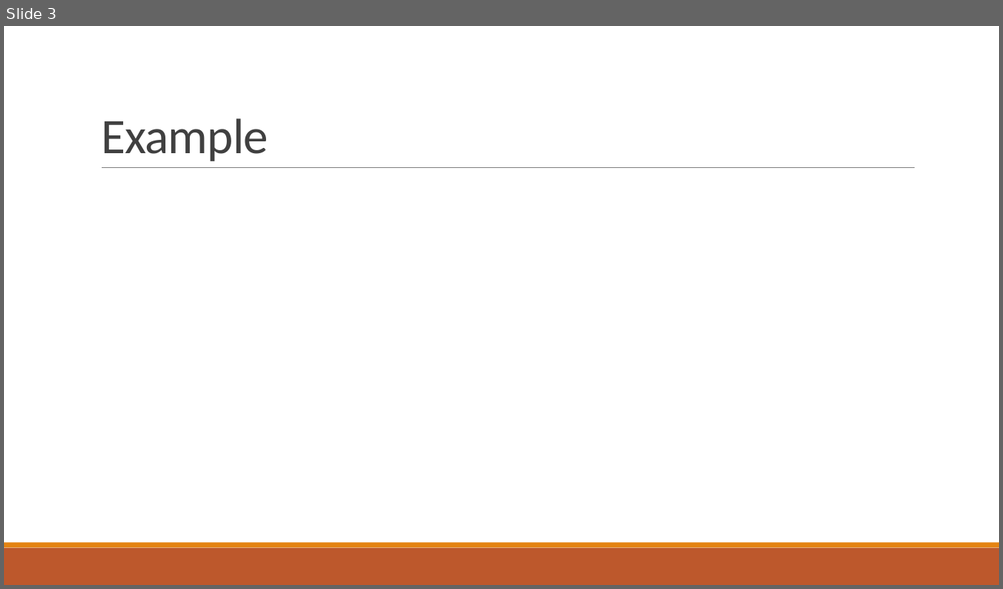
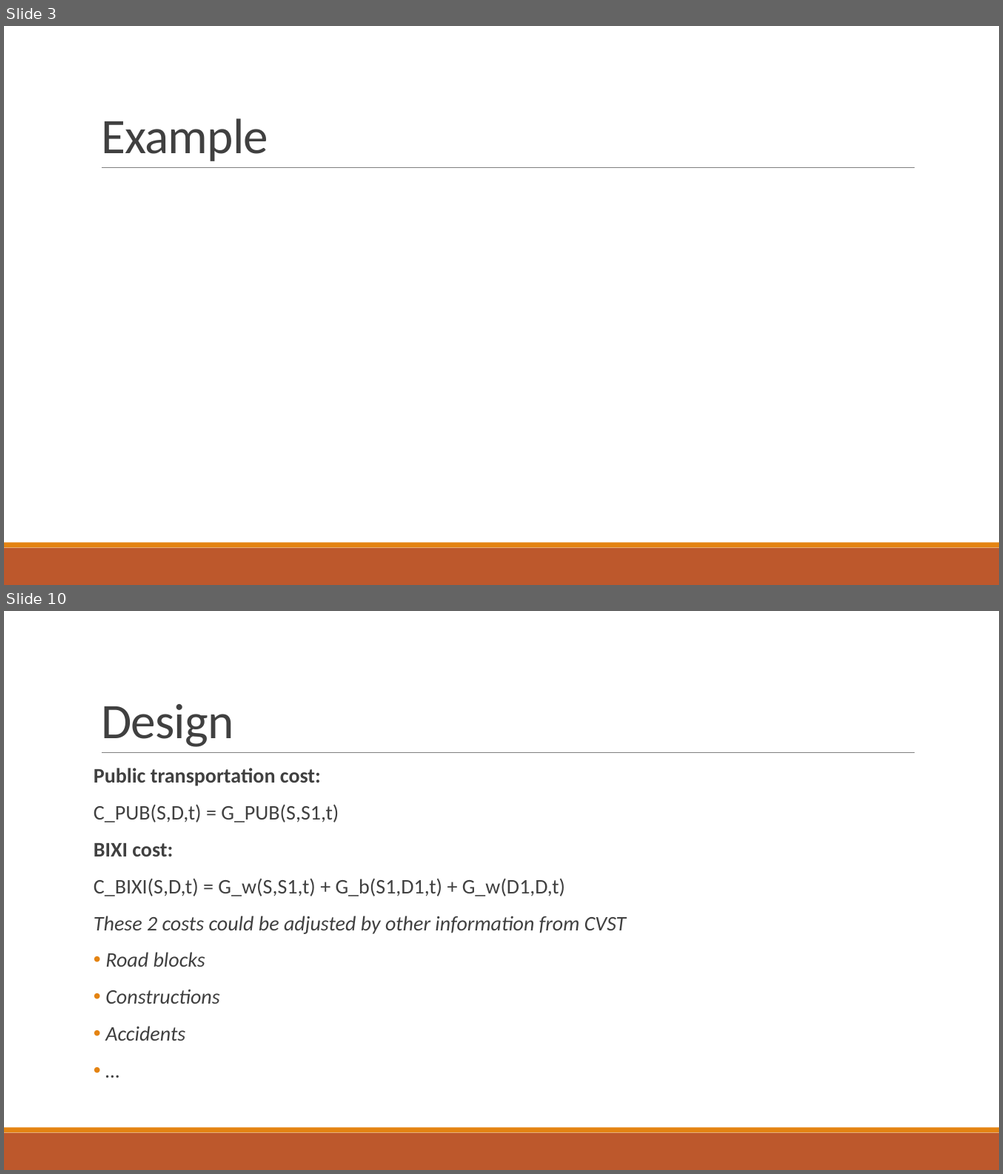
Before and after one commit to nqdao/PHAST, a slide deck: SAVI - Design Camp 2015.pptx. Shown one above the other, each under a label of ours: slide 3 before the commit, slides 3 and 10 after it; the slides between them are not shown. The pictures are 1003x589 and 1003x1174 pixels, drawn with LibreOffice and Linux fonts; fonts in the diff are those of the drawing. Boxes give left, top, right and bottom in pixels: in the first picture for what was removed or moved away, otherwise in the second. Text is boxed around its words. In the diff, an @@ line names an element or a change of style, - is before the commit and + after.

Commit message:
Update Design and Milestones

```diff
--- a/SAVI - Design Camp 2015.pptx
+++ b/SAVI - Design Camp 2015.pptx
@@ slide 10 added at (4,611,999,1170), background #FFFFFF; not listed: 3 template elements that a slide beside it also shows @@
@@ title added at (101,704,234,747), 48 pt, text #404040 @@
+Design
@@ text added at (94,768,626,1041), 20 pt, text #404040 @@
+Public transportation cost:
+C_PUB(S,D,t) = G_PUB(S,S1,t)
+BIXI cost:
+C_BIXI(S,D,t) = G_w(S,S1,t) + G_b(S1,D1,t) + G_w(D1,D,t)
+These 2 costs could be adjusted by other information from CVST
+• Road blocks
+• Constructions
+• Accidents
+• …
```
Also in this commit, not shown: 2 slides changed, 6 other slides added, 1 slide removed.
